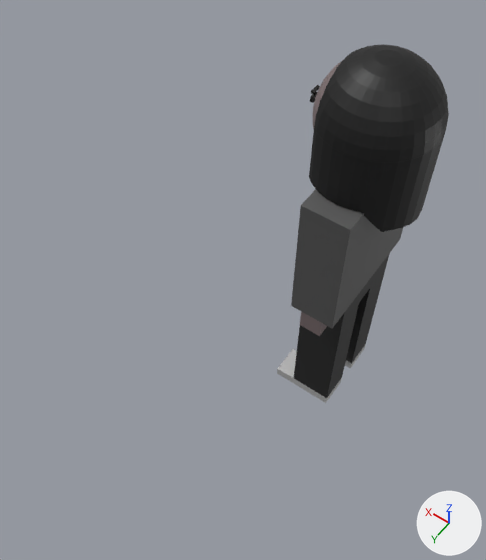
Before and after pictures for a commit that changed the Blender file Blender/23 Diana.blend.
The view is the same before and after, from a 50 mm lens placed at (-0.702, 1.77, 3.101), pointed at (0.206, 0.499, 1.104). The lights are fixed; the arrows at lower right show +X, +Y and +Z. The first picture is the older version.

The scene before the commit, as lines of its bpy script (objects in view):
```python
me_cube_002 = bpy.data.meshes.new('Cube.002')
me_cube_002.from_pydata(...)  # a box spanning x -0.1..0.1, y -0.2..0.2, z -0.3..0.3
me_cube_002.materials.append(mat_shirt)  # dark grey #5a5a5a
me_cube_008 = bpy.data.meshes.new('Cube.008')
me_cube_008.from_pydata(...)  # a box spanning x -0.1..0.1, y -0.05..0.05, z -0.15..0.15
me_cube_008.materials.append(mat_shirt)  # dark grey #5a5a5a
me_sphere_005 = bpy.data.meshes.new('Sphere.005')
me_sphere_005.from_pydata(...)  # 578 vertices, 555 faces; spans x -1.0..0.64, y -1.0..1.0, z -1.28..1.0
me_sphere_005.materials.append(None)
ob_cube_002 = bpy.data.objects.new('Cube.002', me_cube_002)
ob_cube_002.location = (0.0, 0.0, 1.1)
ob_cube_007 = bpy.data.objects.new('Cube.007', me_cube_008)
ob_cube_007.location = (0.0, 0.25, 0.95)
ob_sphere_001 = bpy.data.objects.new('Sphere.001', me_sphere_005)
ob_sphere_001.location = (0.0, 1.3, 1.64)
ob_sphere_001.scale = (0.23, 0.23, 0.23)
ob_sphere_001.hide_set(True)
# also in view: 'Cube.013' at (0.05, 0.125, 0.025); 'Cube.006' at (0.0, -0.125, 0.525); 'Sphere.002' at (-0.041, 0.0, 1.572); 'Cube.011' at (0.0, 0.125, 0.2); 'Cube.003' at (0.0, 0.25, 1.25)
```
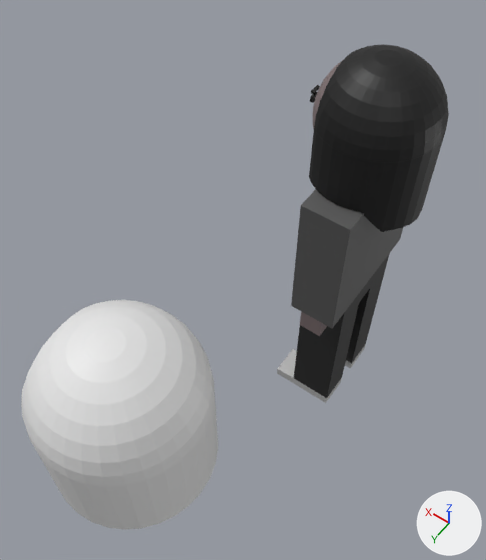
What differs and where, as boxes [x1, y1, x2, y2] in the pictures (486 x 560 px):
'Sphere.001', shown: after [21, 300, 218, 530]

Edits to the bpy script that builds the scene:
```text
Change ob_sphere_001:
    remove ob_sphere_001.hide_set(True)
```
